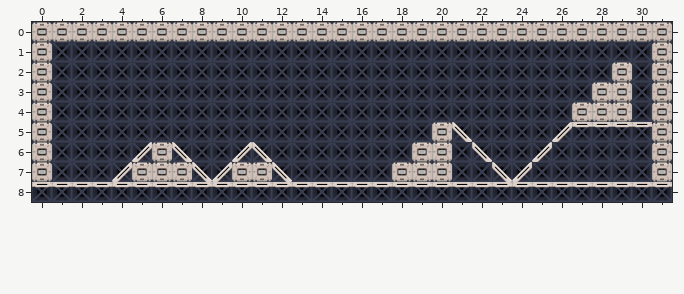
Two versions of a level (Tiled map, src/assets/games/tiles/scifi/level00.tmx). Above, as it was before the edit.
Cells are 256x256 px. Shown: x 0..31, y 0..8.
Once edited:
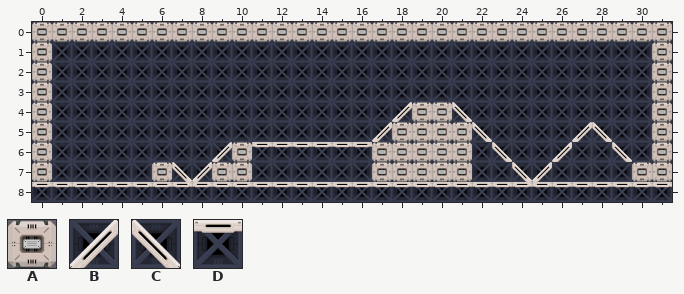
Key: from "Box": A 0; from "Tile (16)": B 0; from "Tile (17)": C 0; from "Tile (2)": D 0.
_ is an empty cell.
Change:
Layer "obstacle":
y 2: x 29 A -> _
y 3: x 28..29 AA -> __
y 4: x 18..21 ____ -> BAAC; x 27..29 AAA -> ___
y 5: x 17..19 ___ -> BAA; x 21..22 C_ -> AC; x 26..30 BDDDD -> _BC__
y 6: x 5..7 BAC -> ___; x 9..18 _BC_______ -> BADDDDDDAA; x 21..23 _C_ -> A_C; x 25..26 B_ -> _B; x 29 _ -> C
y 7: x 4..5 BA -> __; x 7..9 ACB -> CBA; x 11..12 AC -> __; x 17 _ -> A; x 21 _ -> A; x 23..25 CB_ -> _CB; x 30 _ -> A
Pixel boxes of the changes (left, top, right, bottom) in both pictures:
changed: (112, 62, 652, 182)
